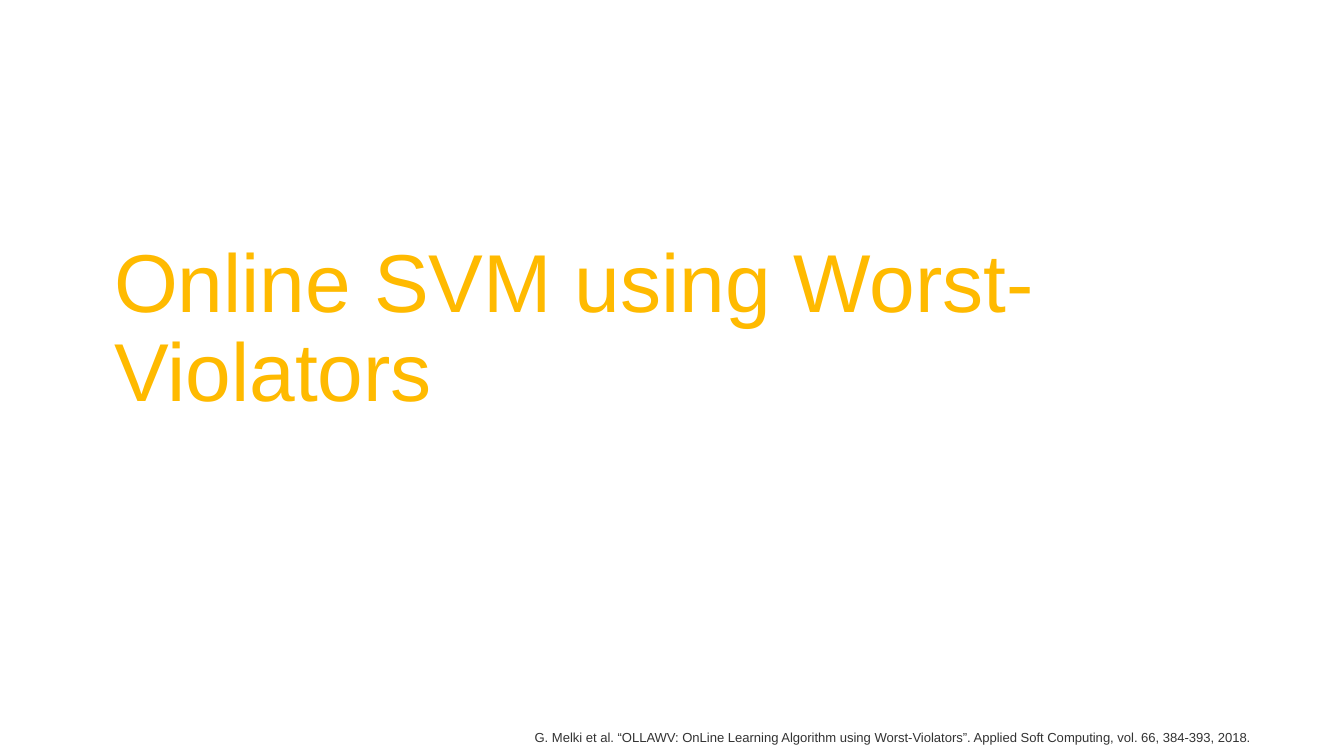
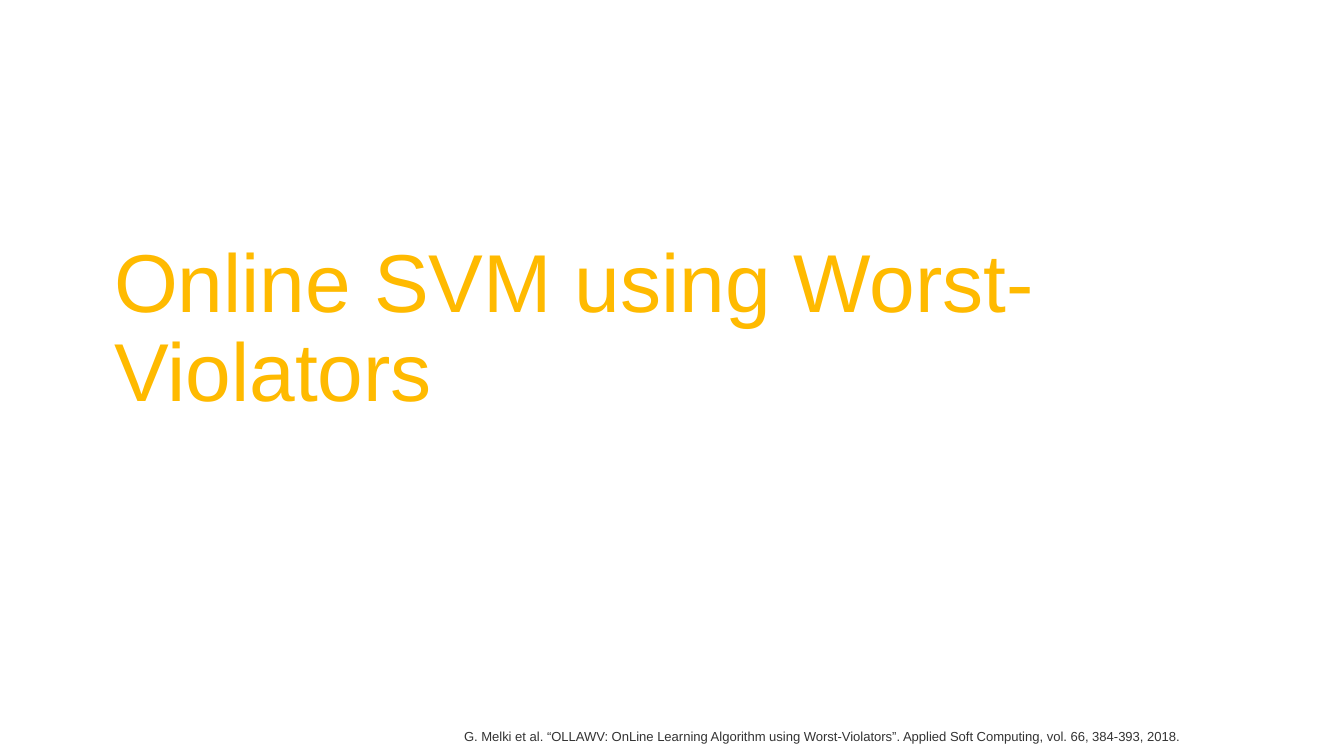
Before and after one commit to melkiga/Dissertation, a slide deck: slide 11 of presentation/Defense.pptx. Drawn at 1344x756 pixels with LibreOffice and Linux fonts; fonts in the diff are those of the drawing; background and template pictures are left out. Boxes give left, top, right and bottom in pixels: in the first picture for what was removed or moved away, otherwise in the second. Text is boxed around its words. In the diff, an @@ line names an element or a change of style, - is before the commit and + after.

```diff
--- a/presentation/Defense.pptx
+++ b/presentation/Defense.pptx
@@ text "G. Melki et al. “OLLAWV: ..." moved from (x1=535, y1=732, x2=1251, y2=745) to (x1=464, y1=731, x2=1180, y2=744) @@
```
Also in this commit, not shown: 14 other slides changed.
